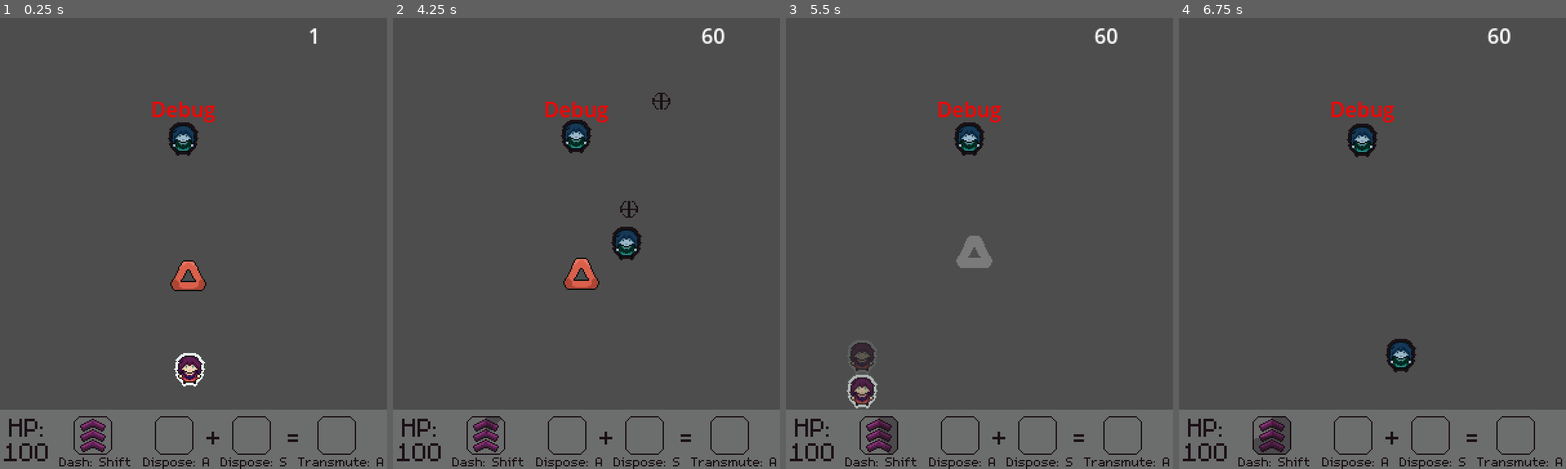
Above: before the commit, frames 1-4 (left to right).
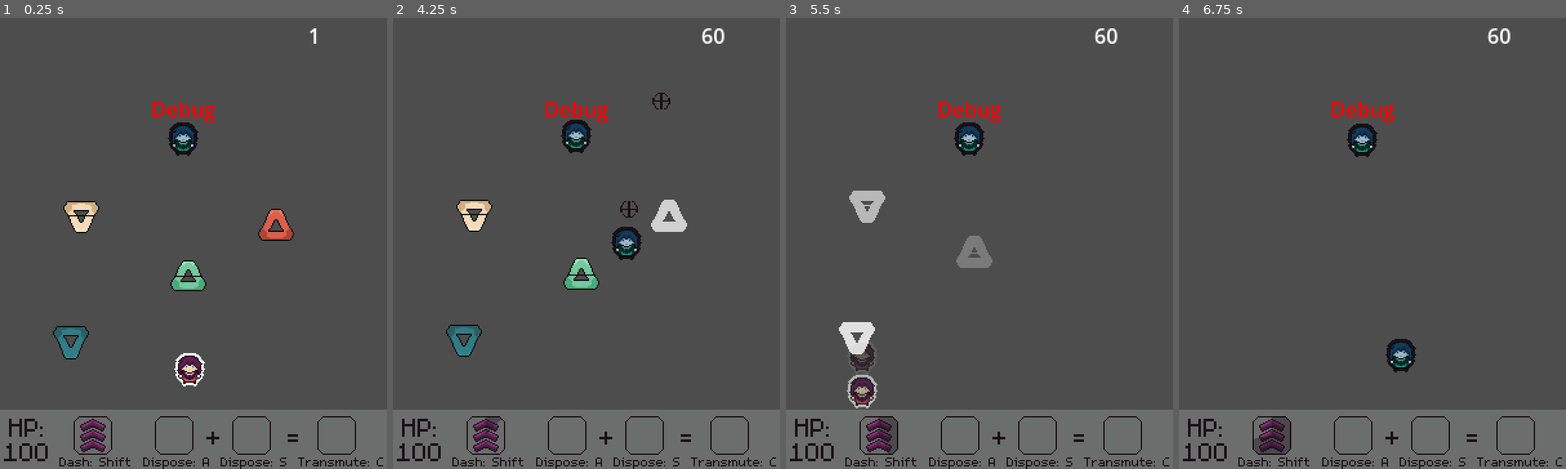
Above: after the commit, the same moments.

Repository: SantiagoBoscan07/Project-Transmutation
Game: Godot game, scene res://Scenes/Test/Test.tscn
Same seed, same stepped clock (60 frames per second), same inputs: the game is played once before the commit and once after it. The project has no main scene, so this scene is started directly.
Inputs:
- Up to frame 1 (0.25 s): no input
- Up to frame 2 (4.25 s): hold Right (move_right) 0.53-1.28 s; hold Shift (dash) 0.53-1.28 s; hold Down (move_down) 1.28-2.03 s; tap Z (shoot) at 1.35 s; hold Right (move_right) 2.03-2.78 s; hold X (switch_mode) 2.03-2.78 s; hold Up (move_up) 2.78-3.53 s; tap Shift (dash) at 2.85 s; hold Left (move_left) from 3.53 s (still down); hold Z (shoot) from 3.53 s (still down)
- Up to frame 3 (5.5 s): release Z (shoot) at 4.28 s; tap X (switch_mode) at 4.35 s; release Left (move_left) at 5.03 s; hold Down (move_down) from 5.03 s (still down); hold Shift (dash) from 5.03 s (still down)
- Up to frame 4 (6.75 s): release Down (move_down) at 5.78 s; release Shift (dash) at 5.78 s; hold Right (move_right) 5.78-6.53 s; tap Z (shoot) at 5.85 s; hold Up (move_up) from 6.53 s (still down); hold X (switch_mode) from 6.53 s (still down)

The runs differ from the first frame. In frame 1, 1.7% of the frame differs, in the area x 13-99%, y 40-100%; in frame 2, 1.7%; in frame 3, 0.9%; in frame 4, less than 0.1%.

Commit message:
Item Types Behavior

Diff:
--- /dev/null
+++ b/Scenes/Items/item.tscn
@@ -0,0 +1,66 @@
+[gd_scene load_steps=10 format=3 uid="uid://bkshbhow8ihs1"]
+
+[ext_resource type="Texture2D" uid="uid://dmjns00y66vms" path="res://Sprites/items1.png" id="1_8mwtg"]
+[ext_resource type="Script" path="res://Scripts/Items/item.gd" id="1_t8fuh"]
+[ext_resource type="Texture2D" uid="uid://cfjomh8fq1hjs" path="res://Sprites/items3.png" id="2_665r7"]
+[ext_resource type="Script" path="res://Scripts/Misc/Idle.gd" id="2_s42y5"]
+[ext_resource type="Script" path="res://Scripts/Items/itemBehavior.gd" id="3_1fmqs"]
+[ext_resource type="Texture2D" uid="uid://rcptakthlht0" path="res://Sprites/items2.png" id="3_8yri2"]
+[ext_resource type="Texture2D" uid="uid://do0om33valwqa" path="res://Sprites/items4.png" id="4_bcluc"]
+[ext_resource type="Script" path="res://Scripts/Items/itemSpriteManager.gd" id="8_x6axv"]
+
+[sub_resource type="CircleShape2D" id="CircleShape2D_ohy2d"]
+radius = 17.0294
+
+[node name="Item" type="Node2D"]
+script = ExtResource("1_t8fuh")
+
+[node name="Body" type="Node2D" parent="."]
+
+[node name="Main" type="Sprite2D" parent="Body"]
+
+[node name="Fire" type="Sprite2D" parent="Body/Main"]
+visible = false
+texture = ExtResource("1_8mwtg")
+
+[node name="Water" type="Sprite2D" parent="Body/Main"]
+visible = false
+texture = ExtResource("2_665r7")
+
+[node name="Earth" type="Sprite2D" parent="Body/Main"]
+visible = false
+texture = ExtResource("3_8yri2")
+
+[node name="Air" type="Sprite2D" parent="Body/Main"]
+visible = false
+texture = ExtResource("4_bcluc")
+
+[node name="Idle" type="Node2D" parent="Body" node_paths=PackedStringArray("sprite")]
+script = ExtResource("2_s42y5")
+sprite = NodePath("../Main")
+speed = 1.0
+
+[node name="Areas" type="Node2D" parent="."]
+
+[node name="Hurtbox" type="Area2D" parent="Areas"]
+collision_layer = 0
+collision_mask = 8
+
+[node name="CollisionShape2D" type="CollisionShape2D" parent="Areas/Hurtbox"]
+position = Vector2(0, 2)
+shape = SubResource("CircleShape2D_ohy2d")
+
+[node name="Component" type="Node" parent="."]
+
+[node name="ItemBehavior" type="Node2D" parent="Component" node_paths=PackedStringArray("sprite", "idle", "hurtbox")]
+script = ExtResource("3_1fmqs")
+sprite = NodePath("../../Body/Main")
+idle = NodePath("../../Body/Idle")
+hurtbox = NodePath("../../Areas/Hurtbox")
+
+[node name="SpriteManager" type="Node2D" parent="Component" node_paths=PackedStringArray("fireSprite", "waterSprite", "earthSprite", "airSprite")]
+script = ExtResource("8_x6axv")
+fireSprite = NodePath("../../Body/Main/Fire")
+waterSprite = NodePath("../../Body/Main/Water")
+earthSprite = NodePath("../../Body/Main/Earth")
+airSprite = NodePath("../../Body/Main/Air")
--- a/Scenes/Items/itemFire.tscn
+++ /dev/null
@@ -1,38 +0,0 @@
-[gd_scene load_steps=5 format=3 uid="uid://bkshbhow8ihs1"]
-
-[ext_resource type="Texture2D" uid="uid://dmjns00y66vms" path="res://Sprites/items1.png" id="1_8mwtg"]
-[ext_resource type="Script" path="res://Scripts/Misc/Idle.gd" id="2_s42y5"]
-[ext_resource type="Script" path="res://Scripts/Items/itemBehavior.gd" id="3_1fmqs"]
-
-[sub_resource type="CircleShape2D" id="CircleShape2D_ohy2d"]
-radius = 17.0294
-
-[node name="Item" type="Node2D"]
-
-[node name="Body" type="Node2D" parent="."]
-
-[node name="Fire" type="Sprite2D" parent="Body"]
-texture = ExtResource("1_8mwtg")
-
-[node name="Idle" type="Node2D" parent="Body" node_paths=PackedStringArray("sprite")]
-script = ExtResource("2_s42y5")
-sprite = NodePath("../Fire")
-speed = 1.0
-
-[node name="Areas" type="Node2D" parent="."]
-
-[node name="Hurtbox" type="Area2D" parent="Areas"]
-collision_layer = 0
-collision_mask = 8
-
-[node name="CollisionShape2D" type="CollisionShape2D" parent="Areas/Hurtbox"]
-position = Vector2(0, 2)
-shape = SubResource("CircleShape2D_ohy2d")
-
-[node name="Component" type="Node" parent="."]
-
-[node name="ItemBehavior" type="Node2D" parent="Component" node_paths=PackedStringArray("sprite", "idle", "hurtbox")]
-script = ExtResource("3_1fmqs")
-sprite = NodePath("../../Body/Fire")
-idle = NodePath("../../Body/Idle")
-hurtbox = NodePath("../../Areas/Hurtbox")
--- a/Scenes/Test/Test.tscn
+++ b/Scenes/Test/Test.tscn
@@ -8,7 +8,7 @@
 [ext_resource type="Script" path="res://Scripts/UI/HealthBar.gd" id="4_ar7vd"]
 [ext_resource type="PackedScene" uid="uid://dbp67xw10qpno" path="res://Scripts/Enemy/Enemy.tscn" id="5_4olau"]
 [ext_resource type="PackedScene" uid="uid://efew5cqtfky1" path="res://Scenes/UI/element_manager.tscn" id="5_rleoa"]
-[ext_resource type="PackedScene" uid="uid://bkshbhow8ihs1" path="res://Scenes/Items/itemFire.tscn" id="7_iyk06"]
+[ext_resource type="PackedScene" uid="uid://bkshbhow8ihs1" path="res://Scenes/Items/item.tscn" id="7_iyk06"]
 
 [sub_resource type="StyleBoxFlat" id="StyleBoxFlat_qfhqw"]
 bg_color = Color(0.92549, 0.964706, 0.956863, 0.196078)
@@ -77,6 +77,18 @@
 
 [node name="Item" parent="." instance=ExtResource("7_iyk06")]
 position = Vector2(146, 199)
+currentItemType = 3
+
+[node name="Item2" parent="." instance=ExtResource("7_iyk06")]
+position = Vector2(63, 155)
+currentItemType = 2
+
+[node name="Item3" parent="." instance=ExtResource("7_iyk06")]
+position = Vector2(214, 160)
+
+[node name="Item4" parent="." instance=ExtResource("7_iyk06")]
+position = Vector2(55, 252)
+currentItemType = 1
 
 [node name="FPS" type="RichTextLabel" parent="."]
 offset_left = 239.0
--- a/Scenes/UI/element_manager.tscn
+++ b/Scenes/UI/element_manager.tscn
@@ -107,7 +107,7 @@
 theme_override_colors/font_color = Color(0.101961, 0.0627451, 0.0862745, 1)
 theme_override_fonts/font = ExtResource("6_3cvr8")
 theme_override_font_sizes/font_size = 16
-text = "Transmute: A"
+text = "Transmute: C"
 
 [node name="Label" type="Label" parent="."]
 layout_mode = 0
@@ -121,6 +121,7 @@
 text = "+"
 
 [node name="Label2" type="Label" parent="."]
+layout_mode = 0
 offset_left = 107.0
 offset_top = 7.0
 offset_right = 119.0
--- /dev/null
+++ b/Scripts/Items/item.gd
@@ -0,0 +1,16 @@
+extends Node2D
+class_name item
+
+signal itemTypeSig()
+
+enum itemTypes
+{
+	FIRE_ITEM,
+	WATER_ITEM,
+	EARTH_ITEM,
+	AIR_ITEM
+}
+
+@export var currentItemType: itemTypes = itemTypes.FIRE_ITEM:
+	set(value):
+		currentItemType = value
--- /dev/null
+++ b/Scripts/Items/itemSpriteManager.gd
@@ -0,0 +1,16 @@
+extends Node2D
+
+@export var fireSprite: Sprite2D
+@export var waterSprite: Sprite2D
+@export var earthSprite: Sprite2D
+@export var airSprite: Sprite2D
+
+func _ready():
+	if owner.currentItemType == 0:
+		fireSprite.show()
+	elif owner.currentItemType == 1:
+		waterSprite.show()
+	elif owner.currentItemType == 2:
+		earthSprite.show()
+	elif owner.currentItemType == 3:
+		airSprite.show()
Not shown, added: Scenes/Items/ite9C94.tmp
